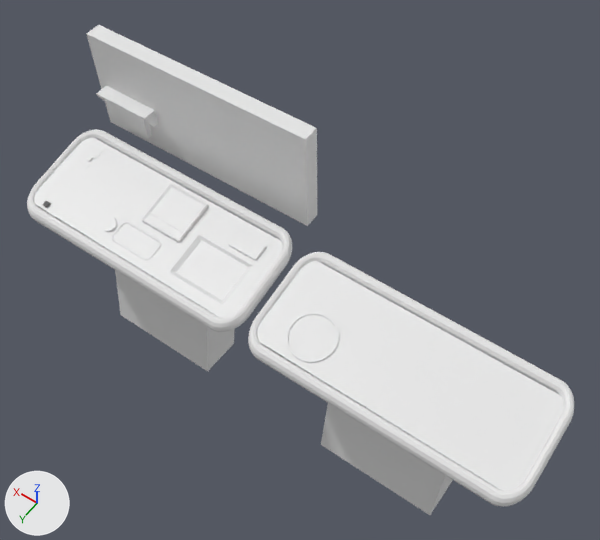
The Blender file Assets/3D/Console.blend, before and after one commit.
One viewpoint serves both versions: a camera (50 mm lens) standing at (-18.2, 15.7, 34.0) and looking at (-6.0, -1.3, 7.1). Every picture has the same lights, and +X, +Y and +Z are marked at lower left.

Script lines for the objects in view, before the commit:
```python
ob_console1_col = bpy.data.objects.new('Console1-col', me_cube)
ob_console1_col.location = (0.0, 0.0, 0.0)
ob_console2_col = bpy.data.objects.new('Console2-col', me_cube_075)
ob_console2_col.location = (-12.07, 0.0, 0.0)
ob_consoleclock_col = bpy.data.objects.new('ConsoleClock-col', me_cube_074)
ob_consoleclock_col.location = (-4.1, -0.41, 8.26)
ob_consoleclock_col.rotation_euler = (-0.262, 0.0, 0.0)  # degrees (-15, 0, 0)
ob_consoleclock_col.scale = (0.717, 0.367, 0.11)
ob_roundknob_col = bpy.data.objects.new('RoundKnob-col', me_cylinder)
ob_roundknob_col.location = (-2.89, 2.37, 7.55)
ob_roundknob_col.rotation_euler = (-0.29, 0.0, 0.0)  # degrees (-17, 0, 0)
ob_roundknob_col.scale = (0.308, 0.308, 0.308)
ob_screen1_col = bpy.data.objects.new('Screen1-col', me_cylinder_001)
ob_screen1_col.location = (-2.89, 2.37, 7.55)
ob_screen1_col.rotation_euler = (-0.29, 0.0, 0.0)  # degrees (-17, 0, 0)
ob_screen1_col.scale = (0.308, 0.308, 0.308)
ob_sonarscreen_col = bpy.data.objects.new('SonarScreen-col', me_cylinder_010)
ob_sonarscreen_col.location = (-8.58, 1.42, 7.83)
ob_sonarscreen_col.rotation_euler = (-0.237, 0.0, 0.0)  # degrees (-14, 0, 0)
ob_sonarscreen_col.scale = (1.0, 1.0, 0.0548)
ob_tvscreen_col = bpy.data.objects.new('TVScreen-col', me_cube_002)
ob_tvscreen_col.location = (3.69, -14.35, 10.91)
ob_tvscreen_col.rotation_euler = (-0.0278, 0.00656, 0.00311)  # degrees (-1.6, 0.4, 0.2)
ob_tvscreen_col.scale = (1.38, -0.339, 0.042)
ob_tvwall_col = bpy.data.objects.new('TVWall-col', me_cube_001)
ob_tvwall_col.location = (-0.04, -2.86, 10.76)
ob_tvwall_col.rotation_euler = (-0.0278, 0.00656, 0.00311)  # degrees (-1.6, 0.4, 0.2)
ob_tvwall_col.scale = (5.46, 0.359, 2.42)
ob_wirepuzzle_col = bpy.data.objects.new('WirePuzzle-col', me_cube_076)
ob_wirepuzzle_col.location = (-0.59, -0.08, 8.22)
ob_wirepuzzle_col.rotation_euler = (-0.262, 0.0, 0.0)  # degrees (-15, 0, 0)
ob_wirepuzzle_col.scale = (1.0, 1.0, 0.107)
```
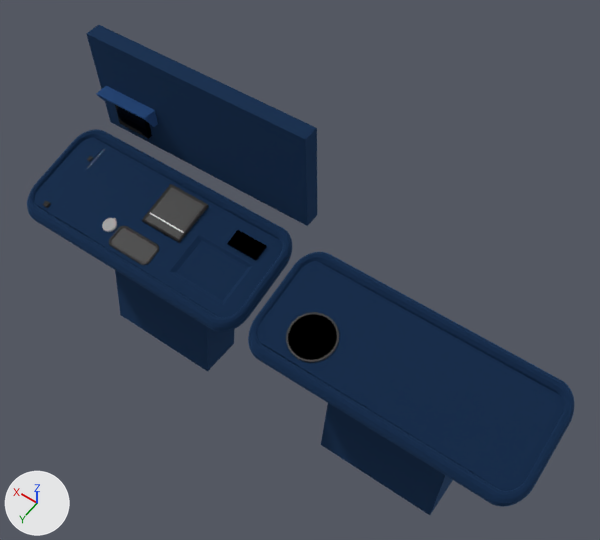
Pixel boxes (x1, y1, x2, y2) of what changed, in the pictures (600 x 540 px):
'Console2-col', recoloured, surface changed (white to blue)
    both: (248, 252, 574, 515)
'Console1-col', recoloured, surface changed (white to blue)
    both: (27, 129, 292, 371)
'TVWall-col', recoloured (grey to blue)
    both: (87, 25, 317, 226)
'WirePuzzle-col', recoloured (white to grey)
    both: (142, 184, 208, 243)
'Screen1-col', reshaped, moved, turned
    before: (111, 221, 162, 260)
    after: (109, 226, 159, 265)
'ConsoleClock-col', recoloured (white to black)
    both: (227, 230, 267, 261)
'RoundKnob-col', recoloured (white to grey)
    both: (102, 218, 117, 232)
part 1 of me_cube_002, recoloured (grey to black)
    both: (115, 105, 152, 139)
part 2 of me_cube_002, recoloured (white to blue)
    both: (96, 86, 158, 127)
part 3 of me_cylinder_001, added
    after: (109, 226, 159, 265)
part 4 of me_cylinder_001, deleted
    before: (111, 221, 162, 260)
part 5 of me_cylinder_010, recoloured (white to black)
    both: (286, 312, 339, 362)
part 6 of me_cylinder_010, recoloured (white to black)
    both: (288, 315, 337, 360)

What changed in the scene script:
```text
Change mat_material:
    mat_material.base_color: (0.8, 0.8, 0.8) -> (0.0319, 0.0844, 0.198)  # white #e7e7e7 -> dark blue #32527b
    mat_material.metallic: 0.0 -> 1.0
    mat_material.roughness: 0.5 -> 1.0
Add mat_material_011:
    mat_material_011 = principled_material('Material.011')
    mat_material_011.base_color = (0.0123, 0.0123, 0.0123)  # black #1d1d1d
    mat_material_011.metallic = 0.268
    mat_material_011.roughness = 0.531
Add mat_material_007:
    mat_material_007 = principled_material('Material.007')
    mat_material_007.base_color = (0.0604, 0.168, 0.407)  # blue #4672ab
    mat_material_007.metallic = 1.0
    mat_material_007.roughness = 1.0
Add mat_material_006:
    mat_material_006 = principled_material('Material.006')
    mat_material_006.base_color = (0.0, 0.0, 0.0)  # black #000000
    mat_material_006.metallic = 1.0
    mat_material_006.roughness = 0.0
Change me_cube_001:
    where me_cube_001.from_pydata(...)  # 8 vertices, 6 faces; spans x -1.0..1.0, y -1.0..1.0, z -1.0..1.0
    add me_cube_001.materials.append(mat_material_001)  # dark blue #32527b
Change me_cube_002:
    where me_cube_002.from_pydata(...)  # 860 vertices, 911 faces; spans x -1.0..1.0, y -36.8..-30.7, z -43.5..1.0
    used by ob_tvscreen_col; location = (3.69, -14.35, 10.91); rotation_euler = (-0.0278, 0.00656, 0.00311), in degrees (-1.6, 0.4, 0.2); scale = (1.38, -0.339, 0.042)
    me_cube_002 part 1: all 463 faces centred in x -0.6..0.6, y -35.6..-30.8, z -43.5..-3.0 switch from no material to mat_material_006 (black #000000)
    me_cube_002 part 2: 320 of the faces centred in x -1.0..1.0, y -36.8..-34.8, z -9.2..1.0 switch from no material to mat_material_007 (blue #4572ab)
Change me_cylinder:
    where me_cylinder.from_pydata(...)  # 64 vertices, 34 faces; spans x 13.31..15.31, y -3.47..-1.2, z -0.1..0.28
    add me_cylinder.materials.append(mat_material_005)  # grey #bcbcbc
Change me_cylinder_001:
    used by ob_screen1_col; location = (-2.89, 2.37, 7.55); rotation_euler = (-0.29, 0.0, 0.0), in degrees (-17, 0, 0); scale = (0.308, 0.308, 0.308)
    remove me_cylinder_001.from_pydata(...)  # 576 vertices, 576 faces; spans x 6.04..13.11, y -4.01..-0.5, z -0.26..0.11
    add me_cylinder_001.from_pydata(...)  # 580 vertices, 577 faces; spans x 9.77..16.84, y -8.22..-4.87, z 2.63..3.82
    me_cylinder_001 part 3: 580 vertices added at x 9.77..16.84, y -8.22..-4.87, z 2.63..3.82
    me_cylinder_001 part 4: 576 vertices removed from x 6.04..13.11, y -4.01..-0.5, z -0.26..0.11
    add me_cylinder_001.materials.append(mat_material_004)  # black #1d1d1d
Change me_cube_074:
    where me_cube_074.from_pydata(...)  # 8 vertices, 6 faces; spans x -1.0..1.0, y -1.0..1.0, z -1.0..1.0
    add me_cube_074.materials.append(mat_material_010)  # black #000000
Change me_cube_076:
    where me_cube_076.from_pydata(...)  # 12 vertices, 10 faces; spans x -1.0..1.0, y -1.0..1.0, z -1.0..1.0
    add me_cube_076.materials.append(mat_material_008)  # black #1d1d1d
Change me_cylinder_010:
    where me_cylinder_010.from_pydata(...)  # 128 vertices, 98 faces; spans x -1.0..1.0, y -1.0..1.0, z -1.0..1.0
    used by ob_sonarscreen_col; location = (-8.58, 1.42, 7.83); rotation_euler = (-0.237, 0.0, 0.0), in degrees (-14, 0, 0); scale = (1.0, 1.0, 0.0548)
    me_cylinder_010 part 5: all 32 faces centred in x -0.95..0.95, y -0.95..0.95, z 1.0 switch from no material to mat_material_011 (black #1d1d1d)
    me_cylinder_010 part 6: the 1 face centred in x 0.0, y 0.0, z 0.28 switches from no material to mat_material_012 (black #000000)
    add me_cylinder_010.materials.append(mat_material_012)  # black #000000
Change ob_screen1_col:
    ob_screen1_col.location: (-2.89, 2.37, 7.55) -> (-4.1, 3.12, 5.81)
    ob_screen1_col.rotation_euler: (-0.29, 0.0, 0.0) -> (-0.552, 0.0, 0.0)  # degrees (-17, 0, 0) -> degrees (-32, 0, 0)
```
